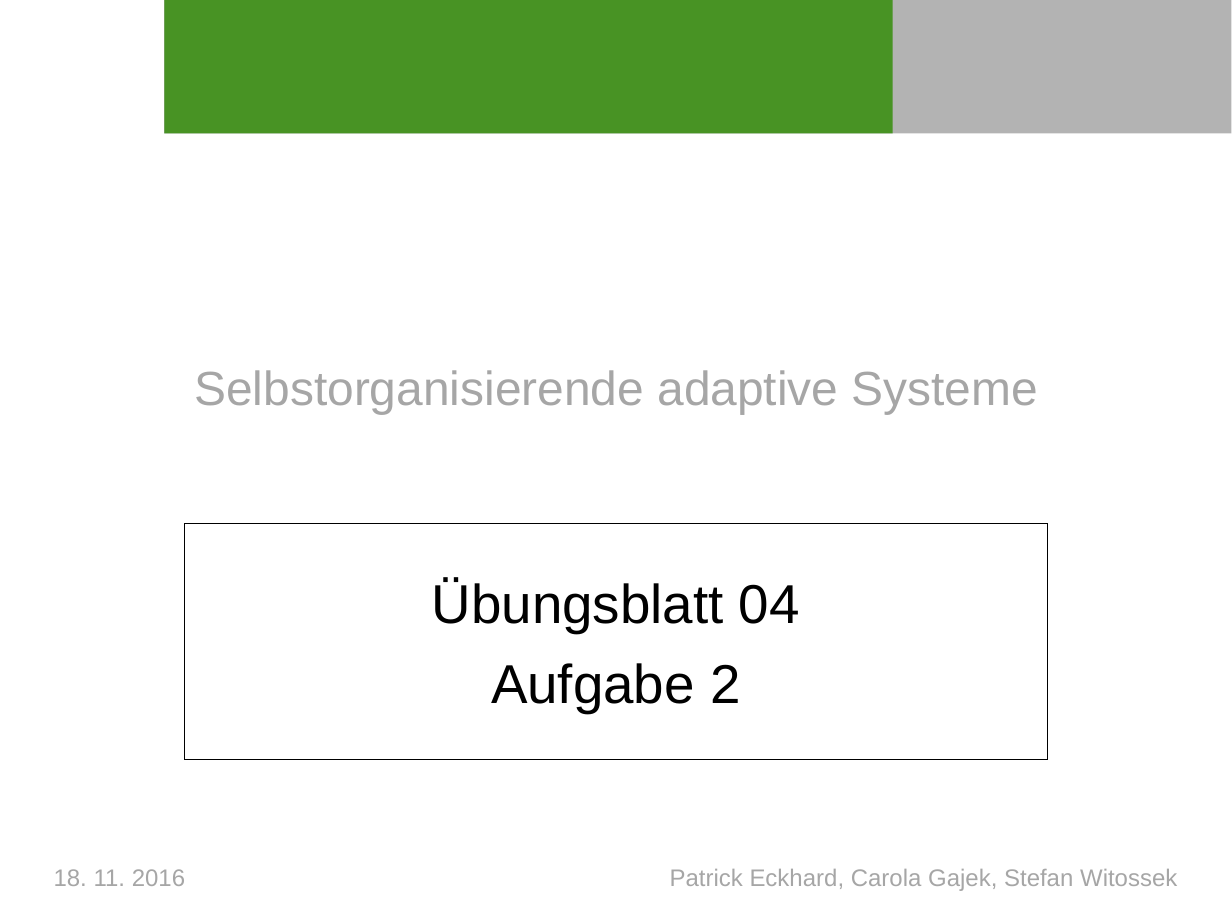
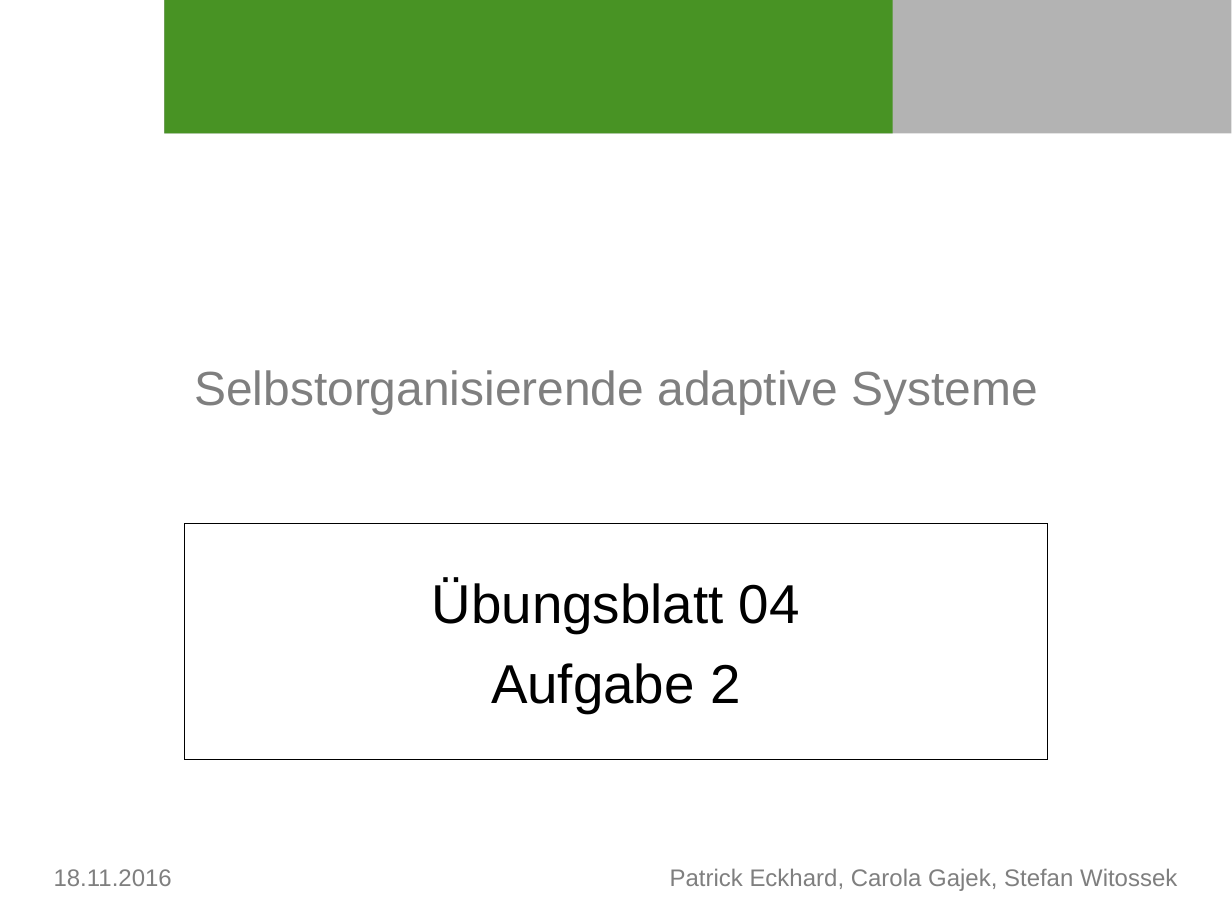
Before and after one commit to SOAS-Uni-Augsburg/ws16-17-group-10, a slide deck: slide 1 of Blatt-04/Präsi_Blatt04_Aufgabe2.ppt. Drawn at 1232x924 pixels with LibreOffice and Linux fonts; fonts in the diff are those of the drawing; background and template pictures are left out. Boxes give left, top, right and bottom in pixels: in the first picture for what was removed or moved away, otherwise in the second. Text is boxed around its words. In the diff, an @@ line names an element or a change of style, - is before the commit and + after.

```diff
--- a/Blatt-04/Präsi_Blatt04_Aufgabe2.ppt
+++ b/Blatt-04/Präsi_Blatt04_Aufgabe2.ppt
@@ title "Selbstorganisierende adaptive Systeme" at bbox=[194, 370, 1038, 414]: text colour #A6A6A6 to #7F7F7F @@
@@ text at bbox=[54, 868, 1177, 891]: text changed; text colour #A6A6A6 to #7F7F7F @@
-18. 11. 2016 Patrick Eckhard, Carola Gajek, Stefan Witossek
+18.11.2016 Patrick Eckhard, Carola Gajek, Stefan Witossek
```
Also in this commit, not shown: 1 other slide changed, 29 slides added, 1 other file.
